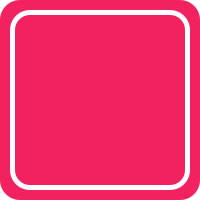
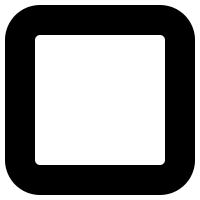
Comparing the layer stacks of the two 200 × 200 images. Changes:
painted on "Rounded Rectangle 3" over left=5, top=5, right=195, bottom=195
hid "Rounded Rectangle 2" over left=0, top=0, right=200, bottom=200
